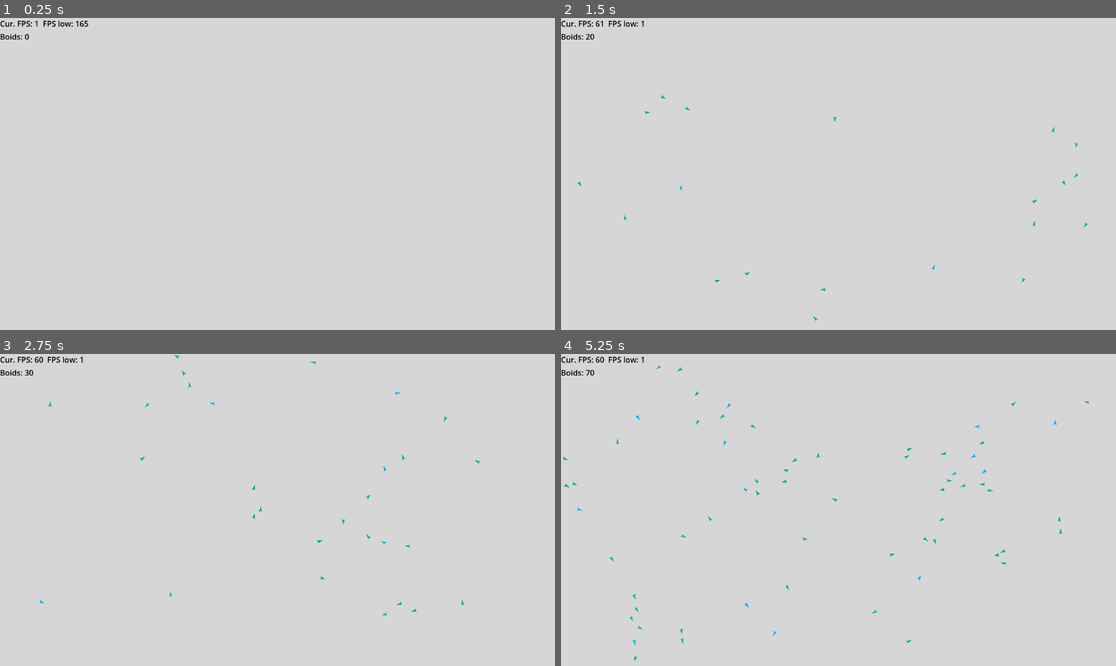
Above: before the commit, frames 1-4 (two rows, left to right).
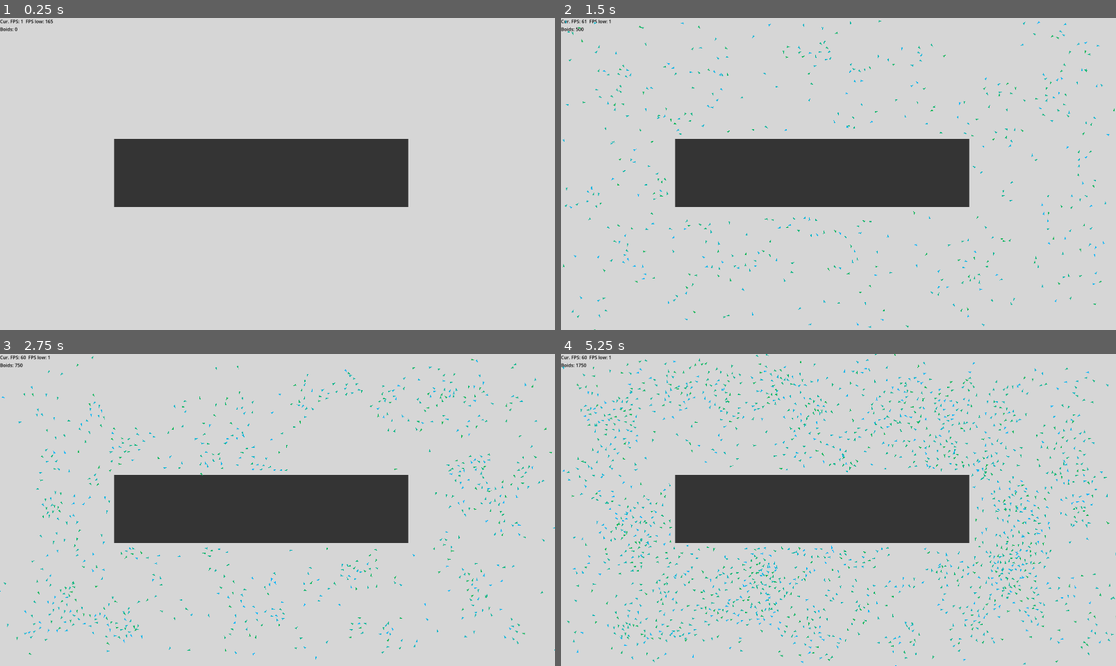
Above: after the commit, the same moments.

Repository: flamepineapple9/Boids
Game: Godot game, scene res://Scenes/Main.tscn
Two runs of this game, one before a commit and one after it. Both use one fixed random seed, a clock stepped at 60 frames per second and the inputs below.
Inputs (mouse positions are in pixels of both pictures, inside the frame that each line leads up to):
- Up to frame 1 (0.25 s): no input
- Up to frame 2 (1.5 s): tap Enter at 0.5 s; move the mouse to (960, 158) at 0.52 s; tap Space (start) at 0.6, 1.35 s; move the mouse to (727, 189) at 1.27 s
- Up to frame 3 (2.75 s): move the mouse to (333, 441) at 2.02 s; tap Space (start) at 2.1 s
- Up to frame 4 (5.25 s): move the mouse to (810, 572) at 2.77 s; tap Space (start) every 0.75 s from 2.85 to 5.1 s; move the mouse to (1005, 556) at 3.52 s; move the mouse to (672, 463) at 4.27 s; move the mouse to (866, 510) at 5.02 s

The runs differ from the first frame. In frame 1, 12% of the frame differs, in the area x 0-74%, y 0-61%; in frame 2, 13%; in frame 3, 14%; in frame 4, 16%, in the area x 0-100%, y 0-100%.

Commit message:
obstacle avoidance

Diff:
--- a/Scenes/Boid.tscn
+++ b/Scenes/Boid.tscn
@@ -7,6 +7,7 @@
 
 [node name="Boid" type="Area2D"]
 scale = Vector2(0.4, 0.4)
+collision_layer = 129
 collision_mask = 2
 script = ExtResource("1_8jj53")
 
@@ -31,16 +32,31 @@
 [node name="Rays" type="Node2D" parent="."]
 
 [node name="RayCast" type="RayCast2D" parent="Rays"]
-scale = Vector2(1, 1)
-target_position = Vector2(83.28, -34.7613)
+target_position = Vector2(50, -50)
 collision_mask = 8
+hit_from_inside = true
+collide_with_areas = true
+collide_with_bodies = false
 
 [node name="RayCast2" type="RayCast2D" parent="Rays"]
 scale = Vector2(1, 1)
-target_position = Vector2(100, 0)
+target_position = Vector2(130, -20)
 collision_mask = 8
+hit_from_inside = true
+collide_with_areas = true
+collide_with_bodies = false
 
 [node name="RayCast3" type="RayCast2D" parent="Rays"]
-scale = Vector2(1, 1)
-target_position = Vector2(83.28, 34.761)
+target_position = Vector2(160, 20)
 collision_mask = 8
+hit_from_inside = true
+collide_with_areas = true
+collide_with_bodies = false
+
+[node name="RayCast4" type="RayCast2D" parent="Rays"]
+target_position = Vector2(50, 60)
+collision_mask = 8
+collide_with_areas = true
+collide_with_bodies = false
+
+[connection signal="area_entered" from="." to="." method="_on_area_entered"]
--- a/Scenes/Main.tscn
+++ b/Scenes/Main.tscn
@@ -1,7 +1,10 @@
-[gd_scene load_steps=3 format=3 uid="uid://co6p8x760jht8"]
+[gd_scene load_steps=4 format=3 uid="uid://co6p8x760jht8"]
 
 [ext_resource type="PackedScene" uid="uid://sctgbhlvut3f" path="res://Scenes/UI.tscn" id="1_h8k0h"]
 [ext_resource type="Script" path="res://scripts/FlockSpawner.gd" id="2_3dd4g"]
+
+[sub_resource type="RectangleShape2D" id="RectangleShape2D_23jxf"]
+size = Vector2(160, 160)
 
 [node name="Main" type="Node2D"]
 
@@ -9,3 +12,20 @@
 
 [node name="flockSpawner" type="Node2D" parent="."]
 script = ExtResource("2_3dd4g")
+
+[node name="Obstacles" type="Node2D" parent="flockSpawner"]
+
+[node name="Square" type="Area2D" parent="flockSpawner/Obstacles"]
+position = Vector2(904, 536)
+scale = Vector2(6.35629, 1.4795)
+collision_layer = 8
+collision_mask = 128
+
+[node name="CollisionShape2D" type="CollisionShape2D" parent="flockSpawner/Obstacles/Square"]
+shape = SubResource("RectangleShape2D_23jxf")
+
+[node name="Polygon2D" type="Polygon2D" parent="flockSpawner/Obstacles/Square"]
+color = Color(0.203922, 0.203922, 0.203922, 1)
+polygon = PackedVector2Array(-80, -80, 80, -80, 80, 80, -80, 80)
+
+[connection signal="area_entered" from="flockSpawner/Obstacles/Square" to="flockSpawner" method="_on_square_area_entered"]
--- a/project.godot
+++ b/project.godot
@@ -22,6 +22,8 @@
 
 [display]
 
+window/size/viewport_width=1920
+window/size/viewport_height=1080
 window/size/mode=3
 
 [input]
--- a/scripts/Boid.gd
+++ b/scripts/Boid.gd
@@ -21,9 +21,10 @@
 	rotation = vel.angle()
 
 	#add all rule terms to vel, it will be normalized later to not increase the speed of boids
-	vel +=  velocityMatch(localBoids) + positionMatch(localBoids) + avoidance(localBoids) + boundary() + mouseAvoid()
+	vel +=  velocityMatch(localBoids) + positionMatch(localBoids) + avoidance(localBoids) + boundary() + mouseAvoid() + obstacle()
 	vel = vel.normalized()
 	position += vel * speed * delta
+
 
 
 func velocityMatch(localBoids):
@@ -37,7 +38,6 @@
 
 	return c
 
-
 func positionMatch(localBoids):
 	c = Vector2.ZERO
 
@@ -49,7 +49,6 @@
 		c = position.direction_to(avgPos)/65
 
 	return c
-
 
 func avoidance(localBoids):
 	c = Vector2.ZERO
@@ -80,7 +79,6 @@
 
 	return c/10
 
-
 func mouseAvoid():
 	c = Vector2.ZERO
 
@@ -89,3 +87,19 @@
 		c = (position - mousePos).normalized()
 
 	return c/5
+
+func obstacle():
+	c = Vector2.ZERO
+
+	var castAngle = ($Rays/RayCast2.target_position - $Rays/RayCast2.position).angle()
+
+	if $Rays/RayCast.is_colliding():
+		c += ($Rays/RayCast.position - $Rays/RayCast.target_position).rotated(rotation)
+	if $Rays/RayCast2.is_colliding():
+		c += ($Rays/RayCast2.position - $Rays/RayCast2.target_position).rotated(rotation)
+	if $Rays/RayCast3.is_colliding():
+		c += ($Rays/RayCast3.position - $Rays/RayCast3.target_position).rotated(rotation)
+	if $Rays/RayCast4.is_colliding():
+		c += ($Rays/RayCast4.position - $Rays/RayCast4.target_position).rotated(rotation)
+
+	return c/350
--- a/scripts/FlockSpawner.gd
+++ b/scripts/FlockSpawner.gd
@@ -2,10 +2,8 @@
 
 var boidLoad = preload("res://Scenes/Boid.tscn")
 
-var boids: int = 10
-
+var boids: int = 250
 var start: bool = false
-
 # Called when the node enters the scene tree for the first time.
 func _ready():
 	pass
@@ -20,3 +18,15 @@
 			boidInstance.rotation_degrees = randf_range(-360,360)
 			get_parent().add_child(boidInstance)
 			GlobalVars.curBoids += 1
+
+
+#Deletes boids if they spawn in the obstacle, then spawns another to replace it
+func _on_square_area_entered(area):
+	GlobalVars.curBoids -= 1
+	var boidInstance = boidLoad.instantiate()
+	boidInstance.position.x = randi_range(0,get_viewport_rect().size.x)
+	boidInstance.position.y = randi_range(0,get_viewport_rect().size.y)
+	boidInstance.rotation_degrees = randf_range(-360,360)
+	get_parent().add_child(boidInstance)
+	GlobalVars.curBoids += 1
+	area.queue_free()
